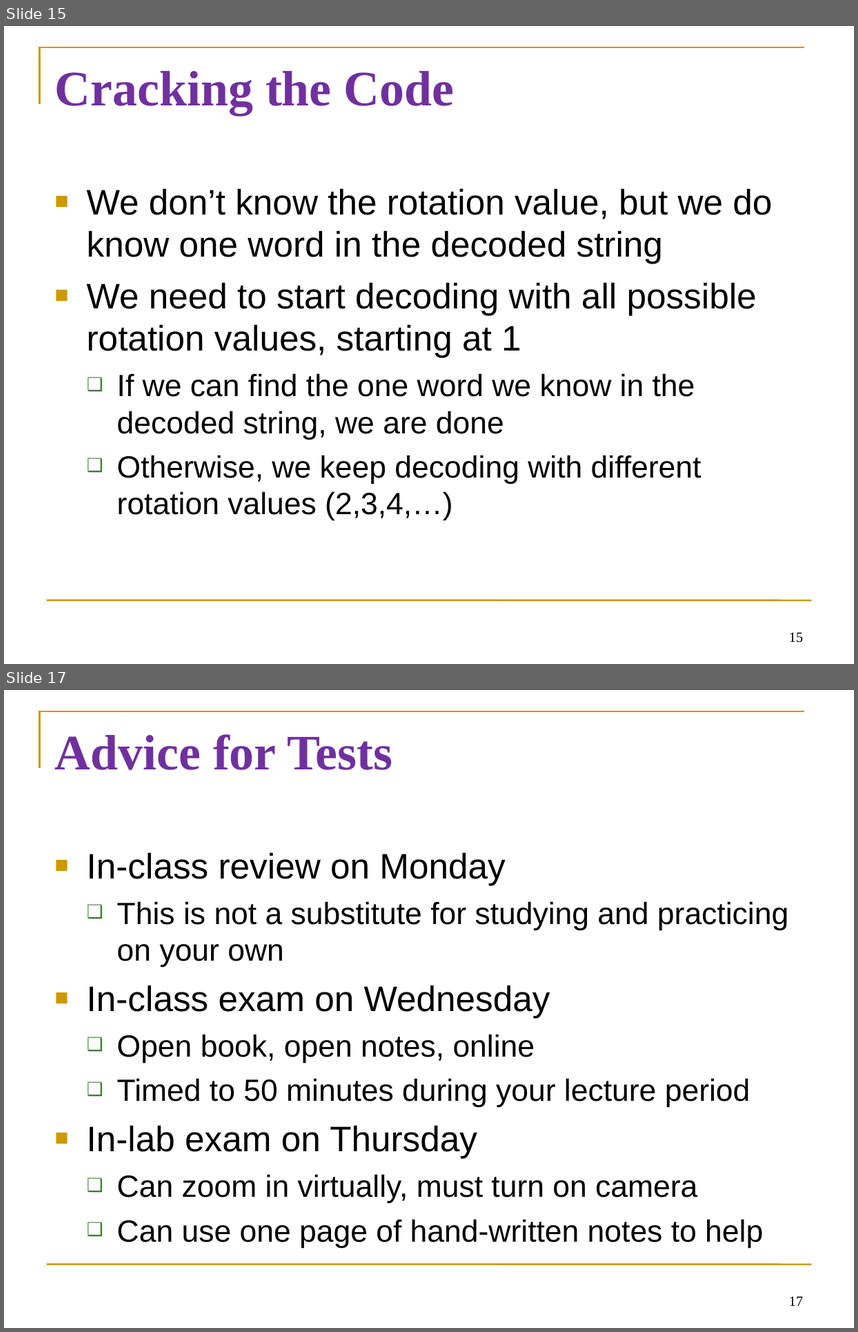
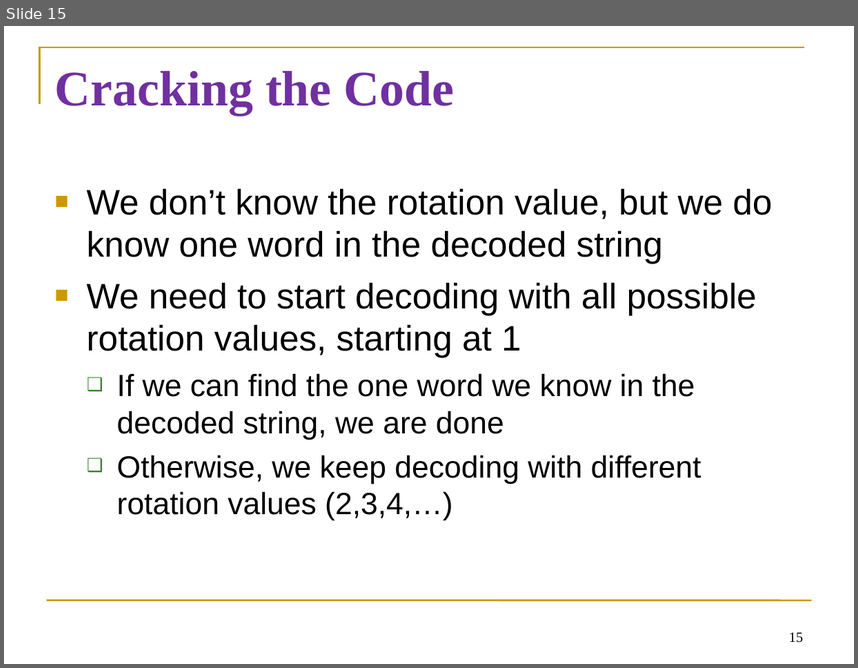
Before and after one commit to diesburg/teaching-intro-to-python-fall-2024, a slide deck: sessions/s19/s19.ppt. Shown one above the other, each under a label of ours: slides 15 and 17 before the commit, slide 15 after it; the slides between them are not shown. The pictures are 858x1332 and 858x668 pixels, drawn with LibreOffice and Linux fonts; fonts in the diff are those of the drawing. Boxes give left, top, right and bottom in pixels: in the first picture for what was removed or moved away, otherwise in the second. Text is boxed around its words. In the diff, an @@ line names an element or a change of style, - is before the commit and + after.

```diff
--- a/sessions/s19/s19.ppt
+++ b/sessions/s19/s19.ppt
@@ slide 17 removed at [4, 690, 854, 1328], background #FFFFFF; not listed: 2 template elements that a slide beside it also shows @@
@@ title removed at [55, 734, 392, 770] @@
-Advice for Tests
@@ text removed at [87, 852, 789, 1248] @@
-■ In-class review on Monday
-  ❑ This is not a substitute for studying and practicing on your own
-■ In-class exam on Wednesday
-  ❑ Open book, open notes, online
-  ❑ Timed to 50 minutes during your lecture period
-■ In-lab exam on Thursday
-  ❑ Can zoom in virtually, must turn on camera
-  ❑ Can use one page of hand-written notes to help
@@ page number removed at [789, 1296, 803, 1305] @@
-17
```
Also in this commit, not shown: 5 slides changed, 2 slides added, 3 other slides removed, 13 other files.
